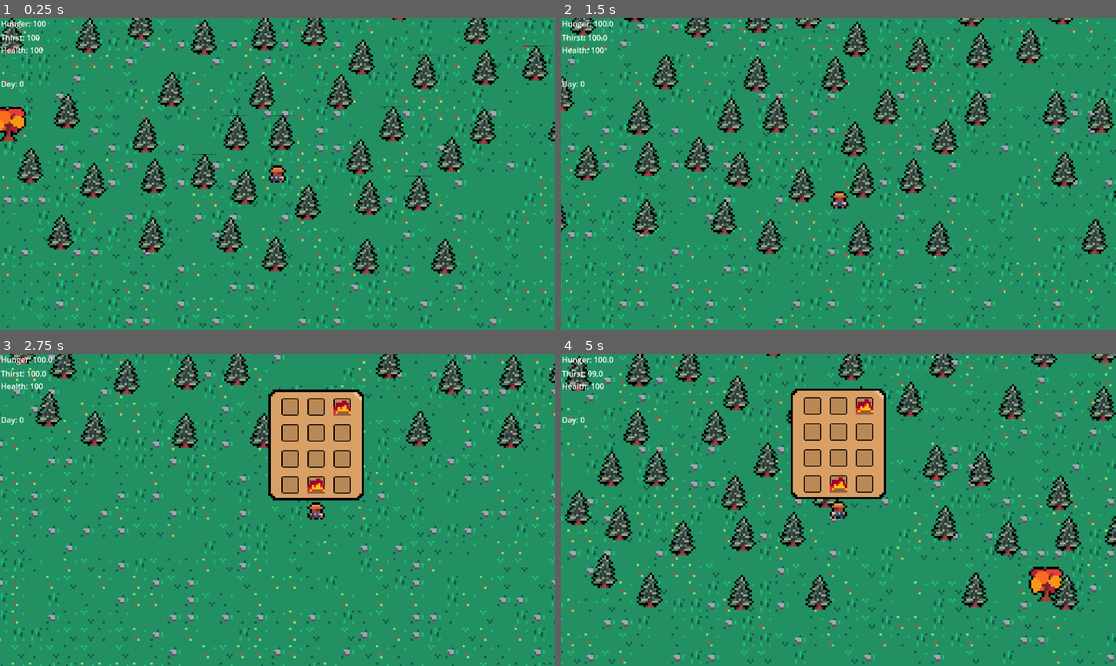
Above: before the commit, frames 1-4 (two rows, left to right).
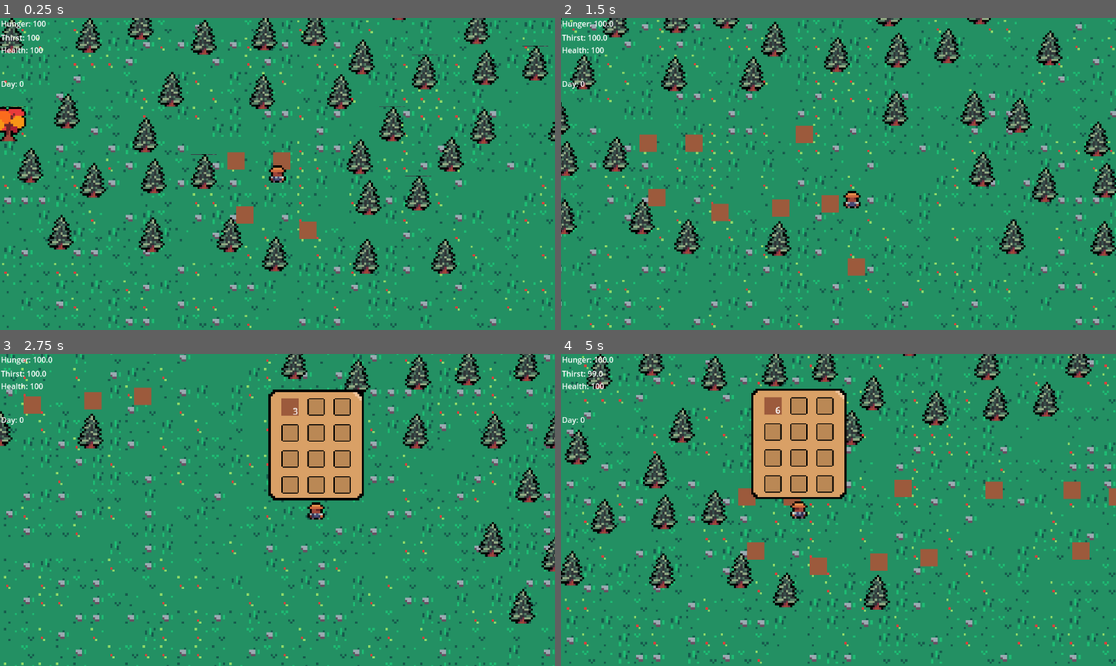
Above: after the commit, the same moments.

Repository: eagle3050/Stay-Alive
Game: Godot game, scene res://Scenes/main.tscn
The game is run twice, just before and just after one commit, with the same random seed, the same clock (stepped at 60 frames per second) and the same inputs.
Inputs (mouse positions are in pixels of both pictures, inside the frame that each line leads up to):
- Up to frame 1 (0.25 s): no input
- Up to frame 2 (1.5 s): tap Enter at 0.5 s; move the mouse to (960, 158) at 0.52 s; hold D (right) 0.53-1.28 s; tap 1 (1) at 0.6 s; tap E (e) at 0.8, 1.35 s; move the mouse to (727, 189) at 1.27 s; hold S (down) from 1.28 s (still down)
- Up to frame 3 (2.75 s): tap 1 (1) at 1.55, 2.1 s; move the mouse to (333, 441) at 2.02 s; release S (down) at 2.03 s; hold D (right) from 2.03 s (still down); tap E (e) at 2.3 s
- Up to frame 4 (5 s): move the mouse to (810, 572) at 2.77 s; release D (right) at 2.78 s; hold W (up) 2.78-3.53 s; tap E (e) at 2.85, 3.8 s; tap 1 (1) at 3.05, 4.35 s; move the mouse to (1005, 556) at 3.52 s; hold A (left) from 3.53 s (still down); click (1005, 556) at 3.6 s; tap Z (debug, bound only after the commit) at 4.15 s; move the mouse to (672, 463) at 4.27 s

The runs differ from the first frame. In frame 1, 2.0% of the frame differs, in the area x 40-58%, y 31-71%; in frame 2, 30%; in frame 3, 21%; in frame 4, 37%, in the area x 0-100%, y 0-100%.
Error after the commit: Invalid call. Nonexistent function 'append' in base 'Resource (Inv)'. (res://Scripts/player.gd:23)

Commit message:
Simple Invertory 90% completion
Added tree chopping and item collecting logic

Diff:
--- /dev/null
+++ b/Scenes/tree.gd
@@ -0,0 +1,17 @@
+extends StaticBody2D
+
+@export var item: InvItem
+var broken = true
+@onready var wood_scene = preload("res://invertory/items/wood.tscn")
+@onready var player = get_node("/root/Main/Player")
+
+func _on_break_area_body_entered(body: Node2D) -> void:
+	if body.is_in_group("player"):
+		broken = true
+		$Holder.hide()
+
+		var wood = wood_scene.instantiate()
+
+		wood.global_position = $WoodSpawn.global_position
+		get_parent().add_child(wood)
+		queue_free()
--- a/Scenes/tree.tscn
+++ b/Scenes/tree.tscn
@@ -1,13 +1,20 @@
-[gd_scene load_steps=3 format=3 uid="uid://mojn1v27vs35"]
+[gd_scene load_steps=6 format=3 uid="uid://mojn1v27vs35"]
 
 [ext_resource type="Texture2D" uid="uid://jgxly14umbig" path="res://Assets/TinyRanch_Assets/TinyFarm_MapDecorations.png" id="1_brfkd"]
+[ext_resource type="Script" uid="uid://bcselg37rok3k" path="res://Scenes/tree.gd" id="1_rsuno"]
+[ext_resource type="Resource" uid="uid://c6cjeg1p3h7t8" path="res://invertory/items/wood.tres" id="2_l7sa7"]
 
 [sub_resource type="CircleShape2D" id="CircleShape2D_brfkd"]
 radius = 4.2426405
 
+[sub_resource type="CircleShape2D" id="CircleShape2D_0vwjc"]
+radius = 25.019993
+
 [node name="Tree" type="StaticBody2D"]
 z_index = 10
 collision_layer = 2
+script = ExtResource("1_rsuno")
+item = ExtResource("2_l7sa7")
 
 [node name="Holder" type="Node2D" parent="."]
 
@@ -19,3 +26,13 @@
 [node name="CollisionShape2D" type="CollisionShape2D" parent="."]
 position = Vector2(0, 5)
 shape = SubResource("CircleShape2D_brfkd")
+
+[node name="BreakArea" type="Area2D" parent="."]
+
+[node name="CollisionShape2D" type="CollisionShape2D" parent="BreakArea"]
+shape = SubResource("CircleShape2D_0vwjc")
+
+[node name="WoodSpawn" type="Marker2D" parent="."]
+position = Vector2(0, 13)
+
+[connection signal="body_entered" from="BreakArea" to="." method="_on_break_area_body_entered"]
--- a/Scripts/player.gd
+++ b/Scripts/player.gd
@@ -19,6 +19,8 @@
 	var direction = Input.get_vector("left", "right", "up", "down").normalized()
 	velocity = direction * speed
 	move_and_slide()
+	if Input.is_action_just_pressed("debug"):
+		inv.append()
 
 func handle_anim():
 	if Input.is_action_just_pressed("left"):
@@ -48,3 +50,7 @@
 		var mouse_pos = get_global_mouse_position()
 		campfire_scene.global_position = mouse_pos
 		get_parent().add_child(campfire_scene)
+
+
+func collect(item):
+	inv.insert(item)
--- a/inv_slot.gd
+++ /dev/null
@@ -1,10 +0,0 @@
-extends Panel
-
-@onready var item_visuals: Sprite2D = $CenterContainer/Panel/ItemDisplay
-
-func update(item: InvItem):
-	if not item:
-		item_visuals.visible = false
-	else:
-		item_visuals.visible = true
-		item_visuals.texture = item.texture
--- a/invertory/intertory_ui.gd
+++ b/invertory/intertory_ui.gd
@@ -5,6 +5,7 @@
 @onready var slots: Array = $NinePatchRect/GridContainer.get_children()
 
 func _ready() -> void:
+	inv.update.connect(update_slots)
 	update_slots()
 	close()
 
@@ -16,8 +17,8 @@
 			open()
 
 func update_slots():
-	for i in range(min(inv.items.size(), slots.size())):
-		slots[i].update(inv.items[i])
+	for i in range(min(inv.slots.size(), slots.size())):
+		slots[i].update(inv.slots[i])
 
 func open():
 	visible = true
--- a/invertory/intertory_ui.tscn
+++ b/invertory/intertory_ui.tscn
@@ -2,7 +2,7 @@
 
 [ext_resource type="Script" uid="uid://lojpvkhaacys" path="res://invertory/intertory_ui.gd" id="1_w7jx4"]
 [ext_resource type="Texture2D" uid="uid://cf6lh4rn7gwdm" path="res://Assets/inventory-background.png" id="2_hdtep"]
-[ext_resource type="PackedScene" uid="uid://cihf14fou10s8" path="res://inv_slot.tscn" id="3_ipgnx"]
+[ext_resource type="PackedScene" uid="uid://cihf14fou10s8" path="res://invertory/inv_slot.tscn" id="3_ipgnx"]
 
 [node name="Intertory_UI" type="Control"]
 custom_minimum_size = Vector2(44, 51)
--- a/inv_slot.tscn
+++ b/invertory/inv_slot.tscn
@@ -1,18 +1,18 @@
 [gd_scene load_steps=3 format=3 uid="uid://cihf14fou10s8"]
 
-[ext_resource type="Texture2D" uid="uid://fqm0wqrtgp3b" path="res://Assets/inventory-slot.png" id="1_gvx5b"]
-[ext_resource type="Script" uid="uid://dtsur3rqak6gt" path="res://inv_slot.gd" id="1_gw5dw"]
+[ext_resource type="Script" uid="uid://dtsur3rqak6gt" path="res://invertory/inv_slot_ui.gd" id="1_f3xru"]
+[ext_resource type="Texture2D" uid="uid://fqm0wqrtgp3b" path="res://Assets/inventory-slot.png" id="2_llpok"]
 
 [node name="InvSlot" type="Panel"]
 self_modulate = Color(1, 1, 1, 0)
 custom_minimum_size = Vector2(8, 8)
 offset_right = 8.0
 offset_bottom = 8.0
-script = ExtResource("1_gw5dw")
+script = ExtResource("1_f3xru")
 
 [node name="Sprite2D" type="Sprite2D" parent="."]
 scale = Vector2(0.49999997, 0.49999997)
-texture = ExtResource("1_gvx5b")
+texture = ExtResource("2_llpok")
 centered = false
 
 [node name="CenterContainer" type="CenterContainer" parent="."]
@@ -25,3 +25,14 @@
 layout_mode = 2
 
 [node name="ItemDisplay" type="Sprite2D" parent="CenterContainer/Panel"]
+
+[node name="Label" type="Label" parent="CenterContainer/Panel"]
+custom_minimum_size = Vector2(19, 23)
+layout_mode = 0
+offset_left = -1.0
+offset_top = -1.0
+offset_right = 18.0
+offset_bottom = 22.0
+scale = Vector2(0.25, 0.25)
+text = "99"
+horizontal_alignment = 2
--- /dev/null
+++ b/invertory/inv_slot_ui.gd
@@ -0,0 +1,16 @@
+extends Panel
+
+@onready var item_visuals: Sprite2D = $CenterContainer/Panel/ItemDisplay
+@onready var amount_text: Label = $CenterContainer/Panel/Label
+
+func update(slot: Inv_slot):
+	if not slot.item:
+		item_visuals.visible = false
+		amount_text.visible = false
+	else:
+
+		amount_text.text = str(slot.amount)
+		if slot.amount > 1:
+			amount_text.visible = true
+		item_visuals.visible = true
+		item_visuals.texture = slot.item.texture
--- a/invertory/invertory.gd
+++ b/invertory/invertory.gd
@@ -1,5 +1,17 @@
 extends Resource
 
 class_name Inv
+signal update
 
-@export var items: Array[InvItem]
+@export var slots: Array[Inv_slot]
+
+func insert(item: InvItem):
+	var item_slots = slots.filter(func(slot): return slot.item == item)
+	if not item_slots.is_empty():
+		item_slots[0].amount += 1
+	else:
+		var empty_slots = slots.filter(func(slot): return slot.item == null)
+		if !empty_slots.is_empty():
+			empty_slots[0].item = item
+			empty_slots[0].amount = 1
+	update.emit()
--- /dev/null
+++ b/invertory/invertory_slot.gd
@@ -0,0 +1,6 @@
+extends Resource
+
+class_name Inv_slot
+
+@export var item: InvItem
+@export var amount: int
--- /dev/null
+++ b/invertory/items/wood.gd
@@ -0,0 +1,8 @@
+extends Area2D
+
+@onready var player = get_node("/root/Main/Player")
+@export var item: InvItem
+func _on_body_entered(body: Node2D) -> void:
+	if body.is_in_group("player"):
+		player.collect(item)
+		hide()
--- /dev/null
+++ b/invertory/items/wood.tres
@@ -0,0 +1,10 @@
+[gd_resource type="Resource" script_class="InvItem" load_steps=3 format=3 uid="uid://c6cjeg1p3h7t8"]
+
+[ext_resource type="Script" uid="uid://c3vgrmc4ewghj" path="res://invertory/invertory_item.gd" id="1_uq5uf"]
+[ext_resource type="Texture2D" uid="uid://bei1tet8fjg2y" path="res://Assets/wood.png" id="2_rlyq8"]
+
+[resource]
+script = ExtResource("1_uq5uf")
+name = "Wood"
+texture = ExtResource("2_rlyq8")
+metadata/_custom_type_script = "uid://c3vgrmc4ewghj"
--- /dev/null
+++ b/invertory/items/wood.tscn
@@ -0,0 +1,20 @@
+[gd_scene load_steps=5 format=3 uid="uid://cv7d5ck7vro2r"]
+
+[ext_resource type="Texture2D" uid="uid://bei1tet8fjg2y" path="res://Assets/wood.png" id="1_mnjol"]
+[ext_resource type="Script" uid="uid://biash80mu8ead" path="res://invertory/items/wood.gd" id="1_wnjja"]
+[ext_resource type="Resource" uid="uid://c6cjeg1p3h7t8" path="res://invertory/items/wood.tres" id="2_jjuco"]
+
+[sub_resource type="CircleShape2D" id="CircleShape2D_mnjol"]
+radius = 3.0
+
+[node name="Wood" type="Area2D"]
+script = ExtResource("1_wnjja")
+item = ExtResource("2_jjuco")
+
+[node name="Sprite2D" type="Sprite2D" parent="."]
+texture = ExtResource("1_mnjol")
+
+[node name="CollisionShape2D" type="CollisionShape2D" parent="."]
+shape = SubResource("CircleShape2D_mnjol")
+
+[connection signal="body_entered" from="." to="." method="_on_body_entered"]
--- a/invertory/player_inv.tres
+++ b/invertory/player_inv.tres
@@ -1,10 +1,57 @@
-[gd_resource type="Resource" script_class="Inv" load_steps=4 format=3 uid="uid://cmum3kx1kv4xn"]
+[gd_resource type="Resource" script_class="Inv" load_steps=15 format=3 uid="uid://cmum3kx1kv4xn"]
 
-[ext_resource type="Script" uid="uid://c3vgrmc4ewghj" path="res://invertory/invertory_item.gd" id="1_38u2j"]
-[ext_resource type="Resource" uid="uid://tx5a2oy8kaxc" path="res://invertory/items/campfire.tres" id="2_5qhjk"]
+[ext_resource type="Script" uid="uid://biiahifqpoifn" path="res://invertory/invertory_slot.gd" id="2_yd113"]
 [ext_resource type="Script" uid="uid://bltdhapudg5v3" path="res://invertory/invertory.gd" id="3_06tn5"]
+
+[sub_resource type="Resource" id="Resource_38u2j"]
+script = ExtResource("2_yd113")
+metadata/_custom_type_script = "uid://biiahifqpoifn"
+
+[sub_resource type="Resource" id="Resource_5qhjk"]
+script = ExtResource("2_yd113")
+metadata/_custom_type_script = "uid://biiahifqpoifn"
+
+[sub_resource type="Resource" id="Resource_06tn5"]
+script = ExtResource("2_yd113")
+metadata/_custom_type_script = "uid://biiahifqpoifn"
+
+[sub_resource type="Resource" id="Resource_ievmq"]
+script = ExtResource("2_yd113")
+metadata/_custom_type_script = "uid://biiahifqpoifn"
+
+[sub_resource type="Resource" id="Resource_f7wqy"]
+script = ExtResource("2_yd113")
+metadata/_custom_type_script = "uid://biiahifqpoifn"
+
+[sub_resource type="Resource" id="Resource_faas1"]
+script = ExtResource("2_yd113")
+metadata/_custom_type_script = "uid://biiahifqpoifn"
+
+[sub_resource type="Resource" id="Resource_glsr8"]
+script = ExtResource("2_yd113")
+metadata/_custom_type_script = "uid://biiahifqpoifn"
+
+[sub_resource type="Resource" id="Resource_x4lsd"]
+script = ExtResource("2_yd113")
+metadata/_custom_type_script = "uid://biiahifqpoifn"
+
+[sub_resource type="Resource" id="Resource_mjkeq"]
+script = ExtResource("2_yd113")
+metadata/_custom_type_script = "uid://biiahifqpoifn"
+
+[sub_resource type="Resource" id="Resource_w14b2"]
+script = ExtResource("2_yd113")
+metadata/_custom_type_script = "uid://biiahifqpoifn"
+
+[sub_resource type="Resource" id="Resource_vfqaf"]
+script = ExtResource("2_yd113")
+metadata/_custom_type_script = "uid://biiahifqpoifn"
+
+[sub_resource type="Resource" id="Resource_crdyy"]
+script = ExtResource("2_yd113")
+metadata/_custom_type_script = "uid://biiahifqpoifn"
 
 [resource]
 script = ExtResource("3_06tn5")
-items = Array[ExtResource("1_38u2j")]([null, null, ExtResource("2_5qhjk"), null, null, null, null, null, null, null, ExtResource("2_5qhjk"), null])
+slots = Array[ExtResource("2_yd113")]([SubResource("Resource_38u2j"), SubResource("Resource_5qhjk"), SubResource("Resource_06tn5"), SubResource("Resource_ievmq"), SubResource("Resource_f7wqy"), SubResource("Resource_faas1"), SubResource("Resource_glsr8"), SubResource("Resource_x4lsd"), SubResource("Resource_mjkeq"), SubResource("Resource_w14b2"), SubResource("Resource_vfqaf"), SubResource("Resource_crdyy")])
 metadata/_custom_type_script = "uid://bltdhapudg5v3"
--- a/project.godot
+++ b/project.godot
@@ -56,6 +56,11 @@
 "events": [Object(InputEventKey,"resource_local_to_scene":false,"resource_name":"","device":-1,"window_id":0,"alt_press …(192 unchanged characters)…
 ]
 }
+debug={
+"deadzone": 0.2,
+"events": [Object(InputEventKey,"resource_local_to_scene":false,"resource_name":"","device":-1,"window_id":0,"alt_pressed":false,"shift_pressed":false,"ctrl_pressed":false,"meta_pressed":false,"pressed":false,"keycode":0,"physical_keycode":90,"key_label":0,"unicode":122,"location":0,"echo":false,"script":null)
+]
+}
 
 [rendering]
 
Binary file added: Assets/wood.png
Not shown, added: Assets/wood.png.import
Not shown, added: Scenes/tree.gd.uid
Renamed: inv_slot.gd.uid -> invertory/inv_slot_ui.gd.uid
Not shown, added: invertory/invertory_slot.gd.uid
Not shown, added: invertory/items/wood.gd.uid
